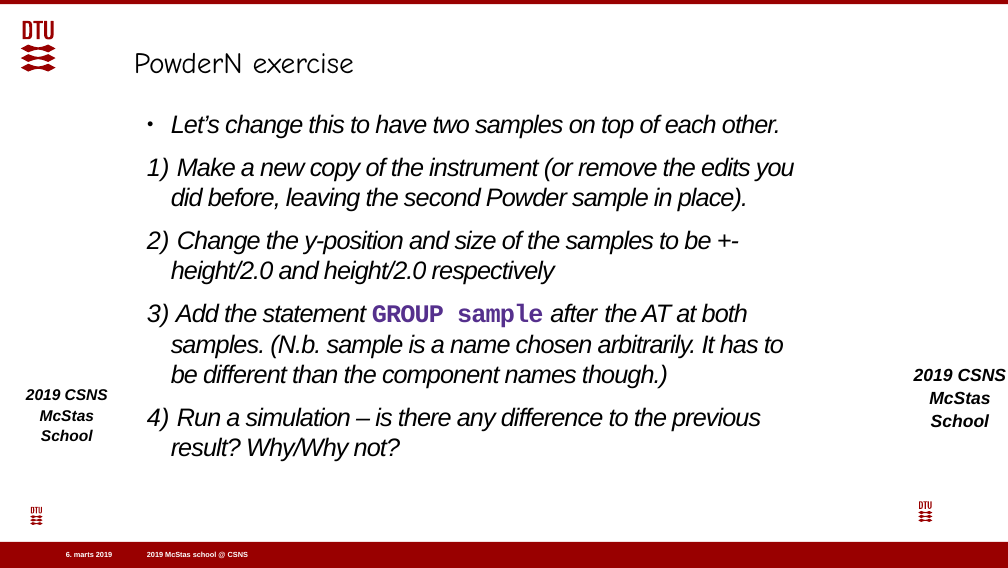
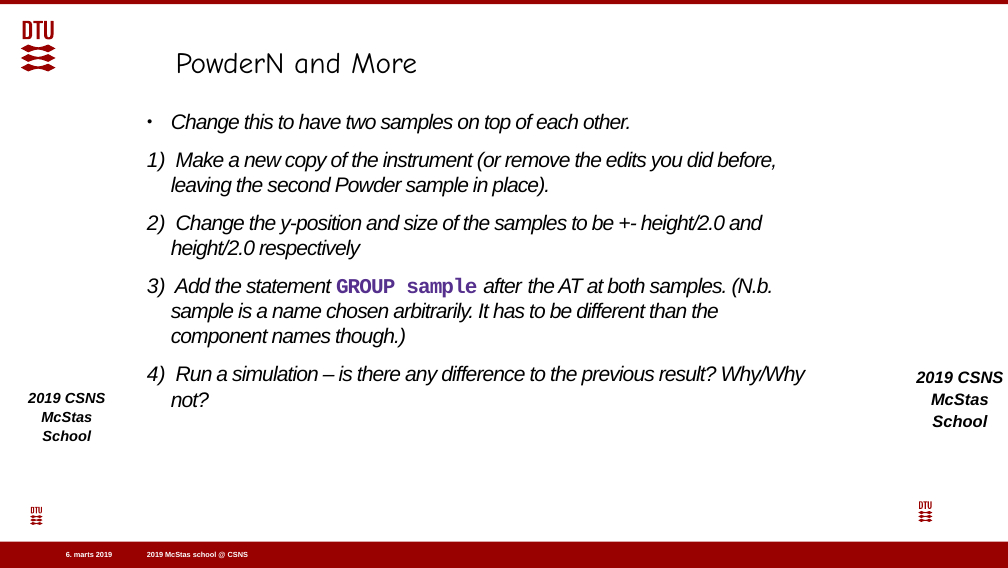
Before and after one commit to eddymaoui/Schools, a slide deck: slide 12 of CSNS_March_2019/3_Wednesday_March_27th/3_sample_and_keyword_exercise/3_sample_practical_powders_sx.pptx. Drawn at 1008x568 pixels with LibreOffice and Linux fonts; fonts in the diff are those of the drawing; background and template pictures are left out. Boxes give left, top, right and bottom in pixels: in the first picture for what was removed or moved away, otherwise in the second. Text is boxed around its words. In the diff, an @@ line names an element or a change of style, - is before the commit and + after.

Commit message:
update Laue and poweder exercise

```diff
--- a/CSNS_March_2019/3_Wednesday_March_27th/3_sample_and_keyword_exercise/3_sample_practical_powders_sx.pptx
+++ b/CSNS_March_2019/3_Wednesday_March_27th/3_sample_and_keyword_exercise/3_sample_practical_powders_sx.pptx
@@ text at (x1=176, y1=53, x2=417, y2=74): text changed @@
-PowderN exercise
+PowderN and More
@@ text at (x1=171, y1=113, x2=631, y2=133): text changed; size 24 to 20 pt @@
-● Let’s change this to have two samples on top of each other.
+● Change this to have two samples on top of each other.
@@ text at (x1=171, y1=151, x2=806, y2=408): size 24 to 20 pt in "Make a new copy of the instrument ...", "Change the y-position and size of the ...", "Add the statement GROUP sample after the ...", "Run a simulation – is there any ..." @@
@@ text "2019 CSNS McStas School" at (x1=28, y1=393, x2=106, y2=441): size 14.8 to 13.9 pt @@
@@ text "2019 CSNS McStas School" at (x1=916, y1=371, x2=1004, y2=427): size 16.7 to 15.7 pt @@
```
Also in this commit, not shown: 14 other slides changed, 1 slide added, 2 other files.
